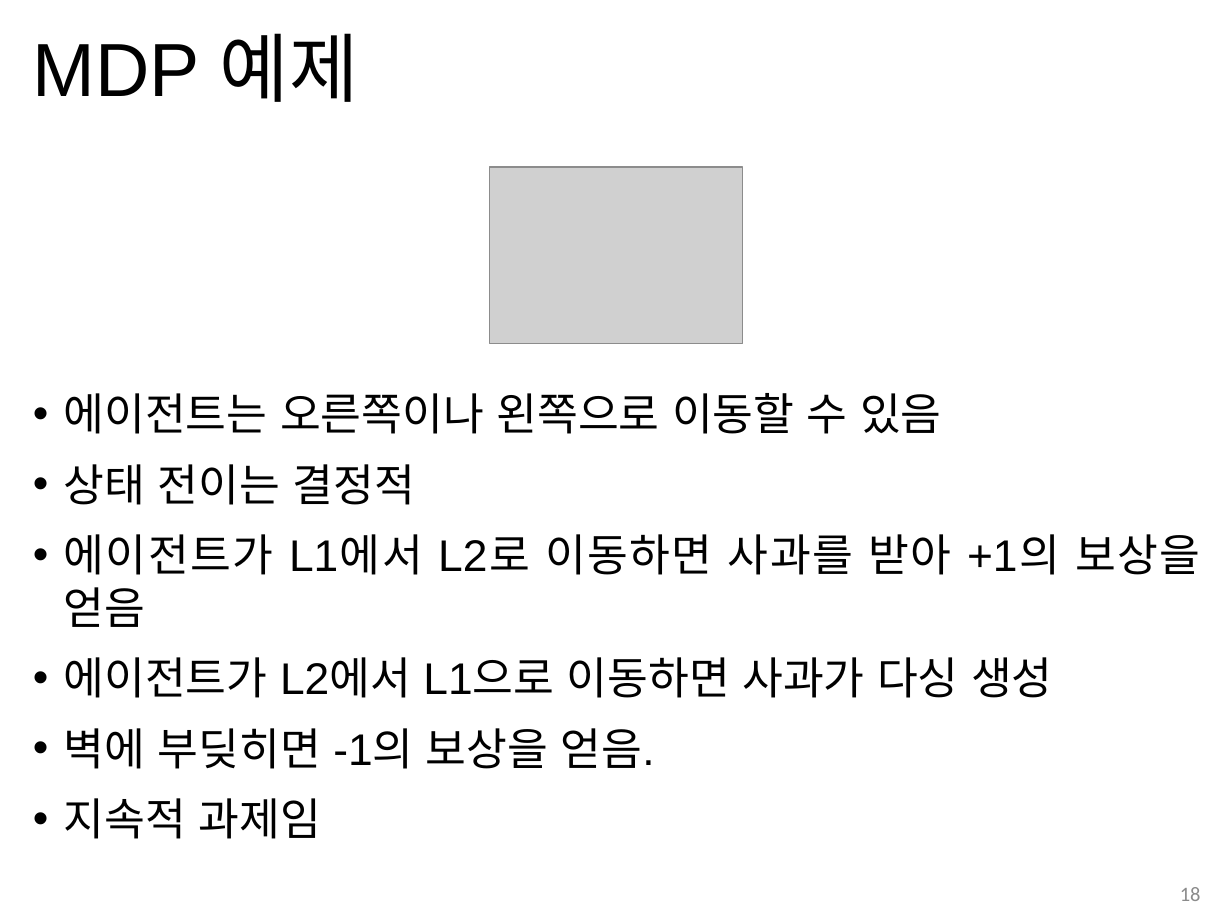
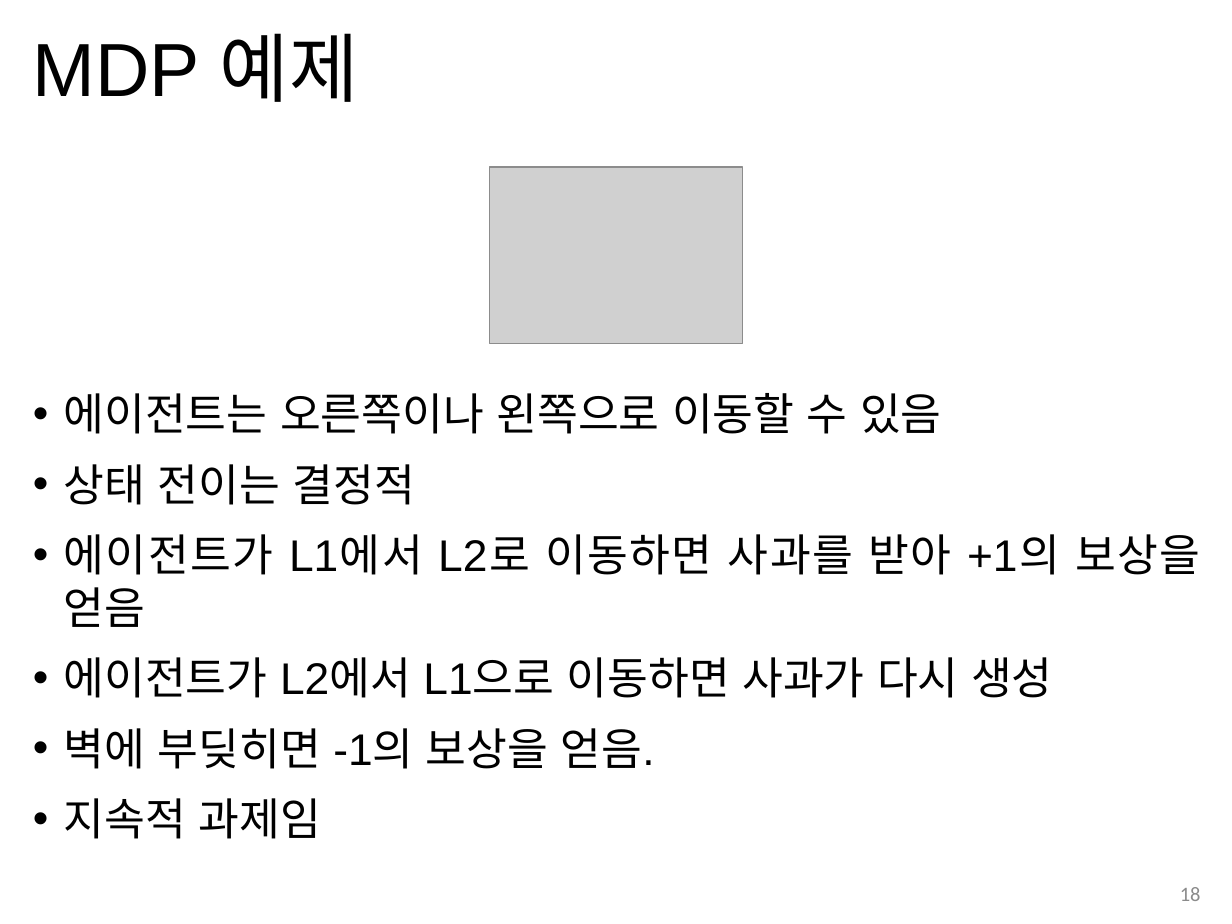
Before and after one commit to jhahncs/Class-Reinforcement-Learning, a slide deck: slide 18 of slides/강화학습_ch2_마르코프결정과정.pptx. Drawn at 1232x924 pixels with LibreOffice and Linux fonts; fonts in the diff are those of the drawing; grey boxes stand for pictures. Boxes give left, top, right and bottom in pixels: in the first picture for what was removed or moved away, otherwise in the second. Text is boxed around its words. In the diff, an @@ line names an element or a change of style, - is before the commit and + after.

Commit message:
ch02 updated

```diff
--- a/slides/강화학습_ch2_마르코프결정과정.pptx
+++ b/slides/강화학습_ch2_마르코프결정과정.pptx
@@ text at [64, 657, 1053, 698]: text changed @@
-• 에이전트가 L2에서 L1으로 이동하면 사과가 다싱 생성
+• 에이전트가 L2에서 L1으로 이동하면 사과가 다시 생성
```
Also in this commit, not shown: 1 other slide changed.
